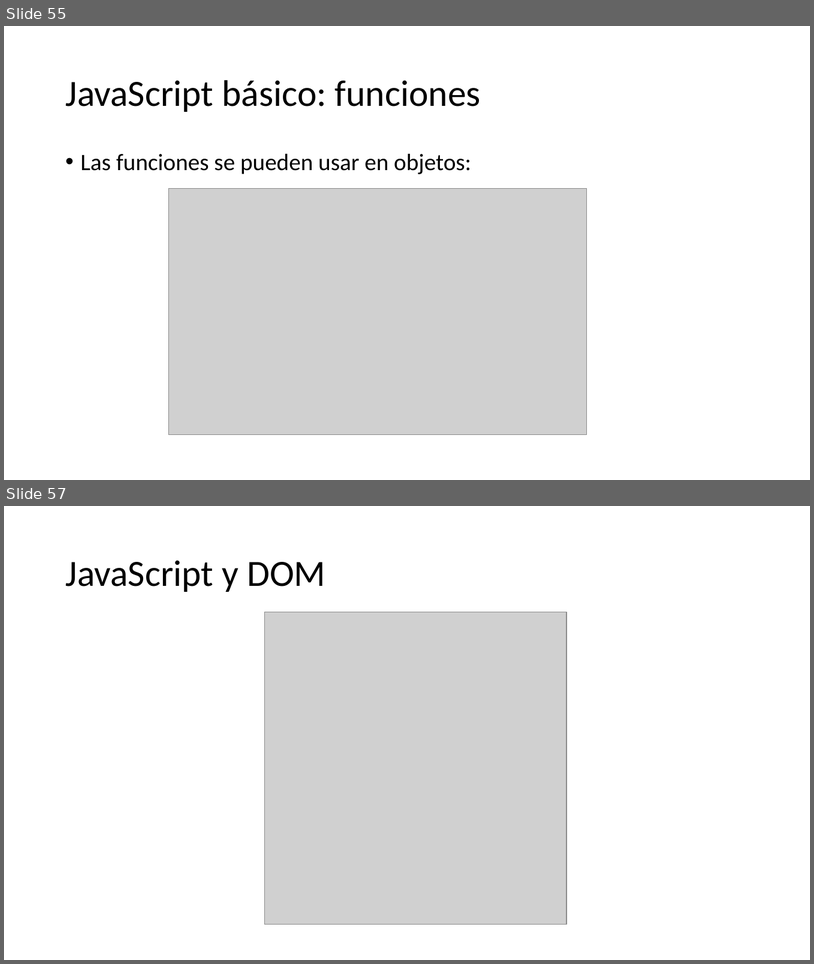
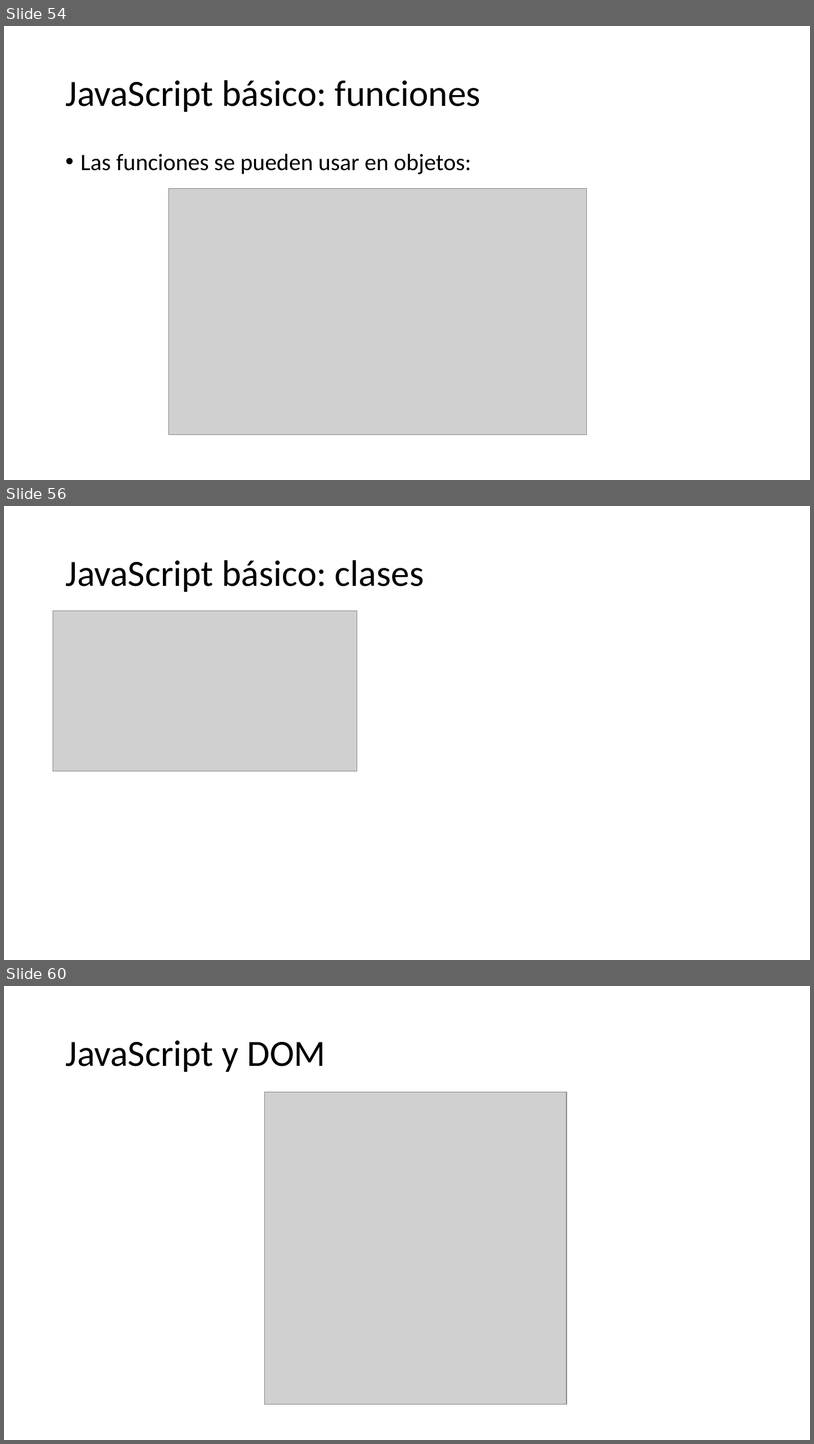
Before and after one commit to SarutobiKonohamaru/js_full_course, a slide deck: Presentacion.pptx. Shown one above the other, each under a label of ours: slides 55 and 57 before the commit, slides 54, 56 and 60 after it; the slides between them are not shown. The pictures are 814x964 and 814x1444 pixels, drawn with LibreOffice and Linux fonts; fonts in the diff are those of the drawing; grey boxes stand for pictures. Boxes give left, top, right and bottom in pixels: in the first picture for what was removed or moved away, otherwise in the second. Text is boxed around its words. In the diff, an @@ line names an element or a change of style, - is before the commit and + after.

```diff
--- a/Presentacion.pptx
+++ b/Presentacion.pptx
@@ slide 56 added at [4, 506, 810, 960], background #FFFFFF @@
@@ title added at [65, 560, 424, 592], 44 pt, text #000000 @@
+JavaScript básico: clases
@@ picture added at [53, 611, 357, 772] @@
@@ what was slide 55 is now slide 54 @@
@@ what was slide 57 is now slide 60 @@
```
Also in this commit, not shown: 2 slides changed, 3 other slides added, 1 slide removed.
